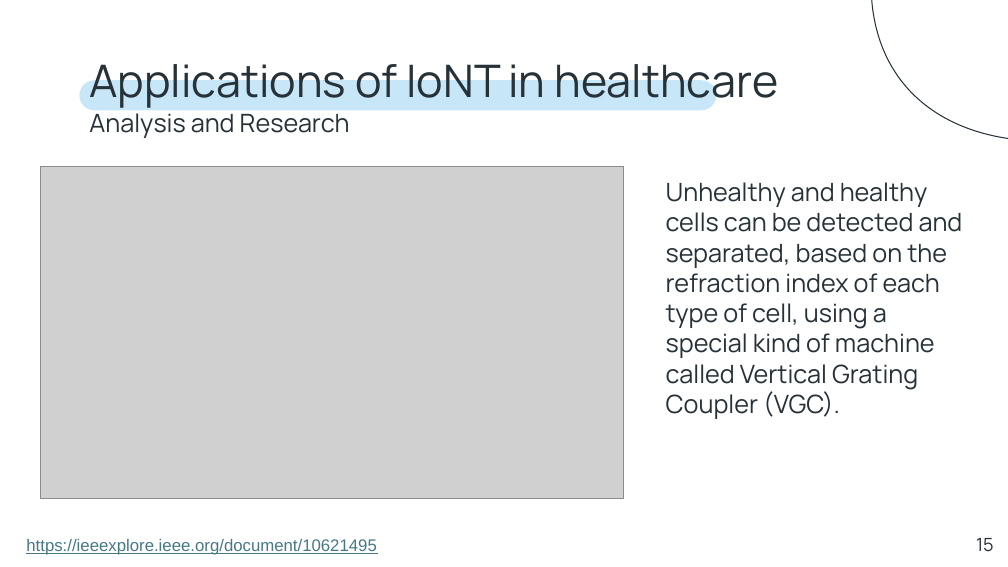
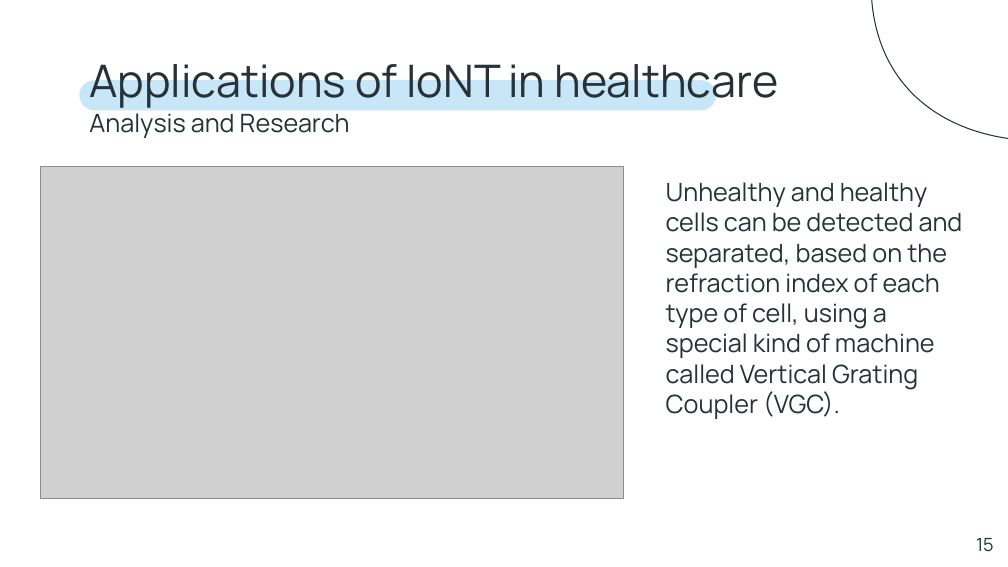
Before and after one commit to Borgna02/FLORA, a slide deck: slide 15 of IoNT_Borgna_Carlino_Macera.pptx. Drawn at 1008x567 pixels with LibreOffice and Linux fonts; fonts in the diff are those of the drawing; grey boxes stand for pictures. Boxes give left, top, right and bottom in pixels: in the first picture for what was removed or moved away, otherwise in the second. Text is boxed around its words. In the diff, an @@ line names an element or a change of style, - is before the commit and + after.

```diff
--- a/IoNT_Borgna_Carlino_Macera.pptx
+++ b/IoNT_Borgna_Carlino_Macera.pptx
@@ text removed at box(26, 539, 376, 555) @@
-https://ieeexplore.ieee.org/document/10621495
```
